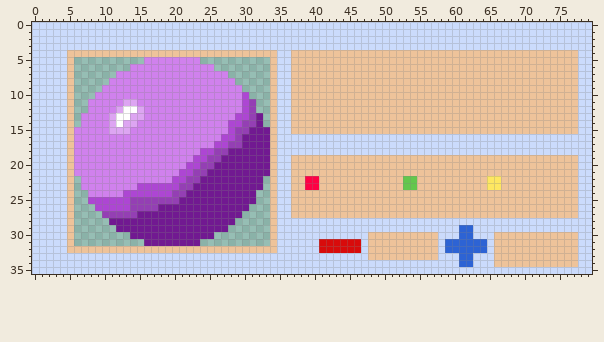
Two states of a pixel-art file, Tamagotchi/Tamagotchi/Assets/Textures/Shop/ShopItem1.aseprite. Above is the file before it was changed.
80x36 pixels, 1 frame.
And afterwards:
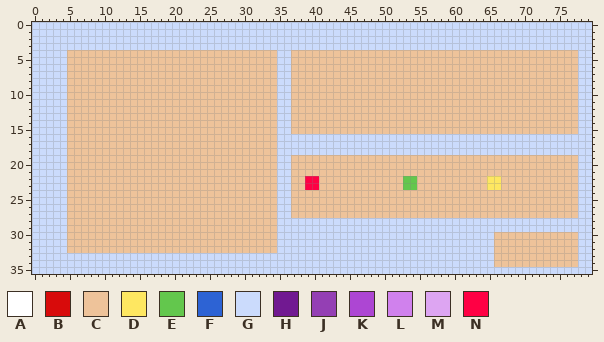
Palette (. is transparent): A #ffffff  B #d80b0b  C #eec39a  D #fee761  E #63c74d  F #2d63d4  G #cbdbfc  H #711991  J #943fb4  K #ad46d3  L #d081ed  M #dda5f2  N #ff0044
Difference:
Changed rows in their new state; - is an unchanged pixel.
Layers "evo", "Layer 1":
first column x 6:
 5 CCCCCCCCCCCCCCCCCCCCCCCCCCCC-------------------------------
 6 CCCCCCCCCCCCCCCCCCCCCCCCCCCC-------------------------------
 7 CCCCCCCCCCCCCCCCCCCCCCCCCCCC-------------------------------
 8 CCCCCCCCCCCCCCCCCCCCCCCCCCCC-------------------------------
 9 CCCCCCCCCCCCCCCCCCCCCCCCCCCC-------------------------------
10 CCCCCCCCCCCCCCCCCCCCCCCCCCCC-------------------------------
11 CCCCCCCCCCCCCCCCCCCCCCCCCCCC-------------------------------
12 CCCCCCCCCCCCCCCCCCCCCCCCCCCC-------------------------------
13 CCCCCCCCCCCCCCCCCCCCCCCCCCCC-------------------------------
14 CCCCCCCCCCCCCCCCCCCCCCCCCCCC-------------------------------
15 CCCCCCCCCCCCCCCCCCCCCCCCCCCC-------------------------------
16 CCCCCCCCCCCCCCCCCCCCCCCCCCCC-------------------------------
17 CCCCCCCCCCCCCCCCCCCCCCCCCCCC-------------------------------
18 CCCCCCCCCCCCCCCCCCCCCCCCCCCC-------------------------------
19 CCCCCCCCCCCCCCCCCCCCCCCCCCCC-------------------------------
20 CCCCCCCCCCCCCCCCCCCCCCCCCCCC-------------------------------
21 CCCCCCCCCCCCCCCCCCCCCCCCCCCC-------------------------------
22 CCCCCCCCCCCCCCCCCCCCCCCCCCCC-------------------------------
23 CCCCCCCCCCCCCCCCCCCCCCCCCCCC-------------------------------
24 CCCCCCCCCCCCCCCCCCCCCCCCCCCC-------------------------------
25 CCCCCCCCCCCCCCCCCCCCCCCCCCCC-------------------------------
26 CCCCCCCCCCCCCCCCCCCCCCCCCCCC-------------------------------
27 CCCCCCCCCCCCCCCCCCCCCCCCCCCC-------------------------------
28 CCCCCCCCCCCCCCCCCCCCCCCCCCCC-------------------------------
29 CCCCCCCCCCCCCCCCCCCCCCCCCCCC---------------------------GG--
30 CCCCCCCCCCCCCCCCCCCCCCCCCCCC--------------GGGGGGGGGG---GG--
31 CCCCCCCCCCCCCCCCCCCCCCCCCCCC-------GGGGGG-GGGGGGGGGG-GGGGGG
32 -----------------------------------GGGGGG-GGGGGGGGGG-GGGGGG
33 ------------------------------------------GGGGGGGGGG---GG--
34 -------------------------------------------------------GG--
